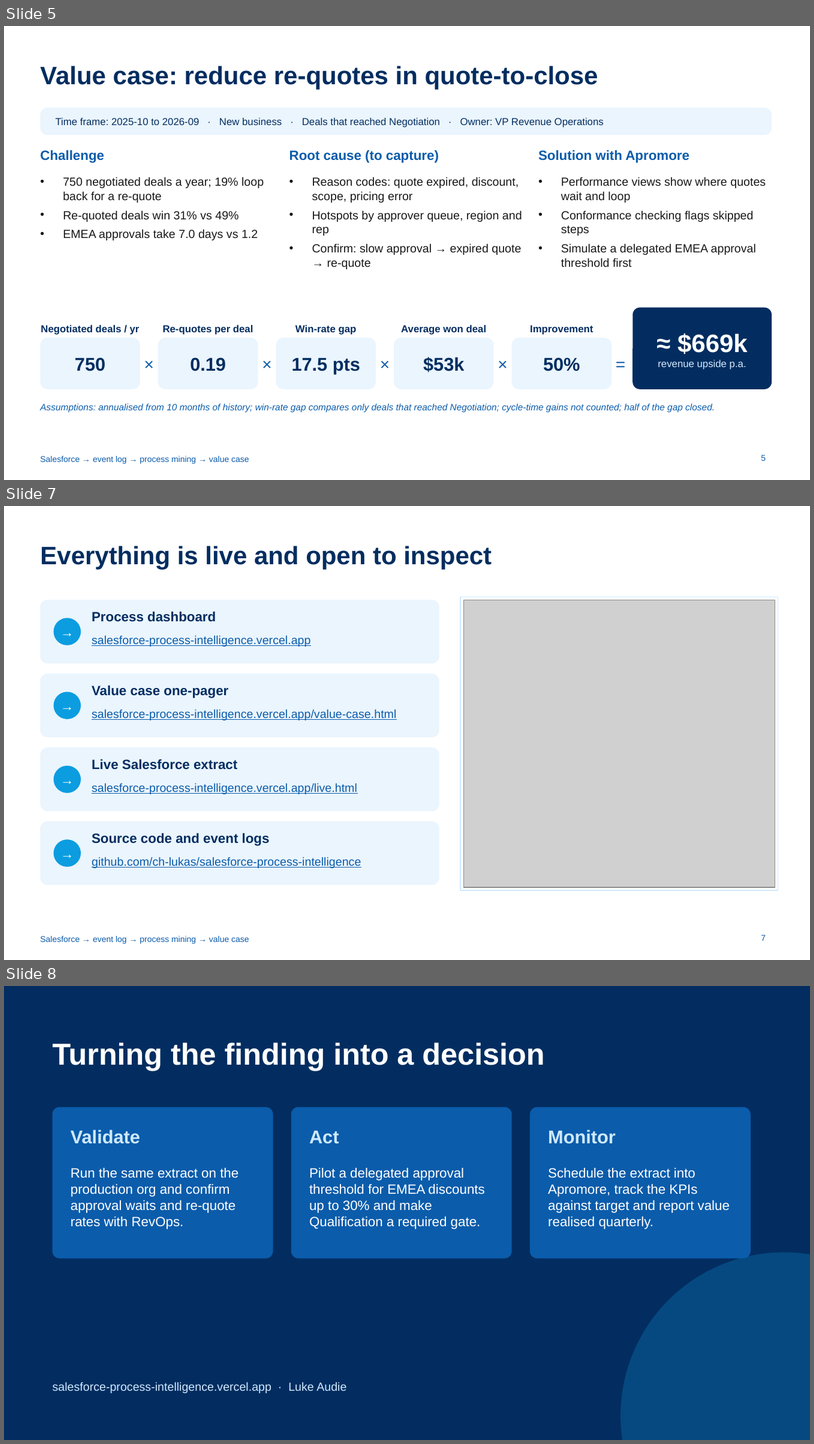
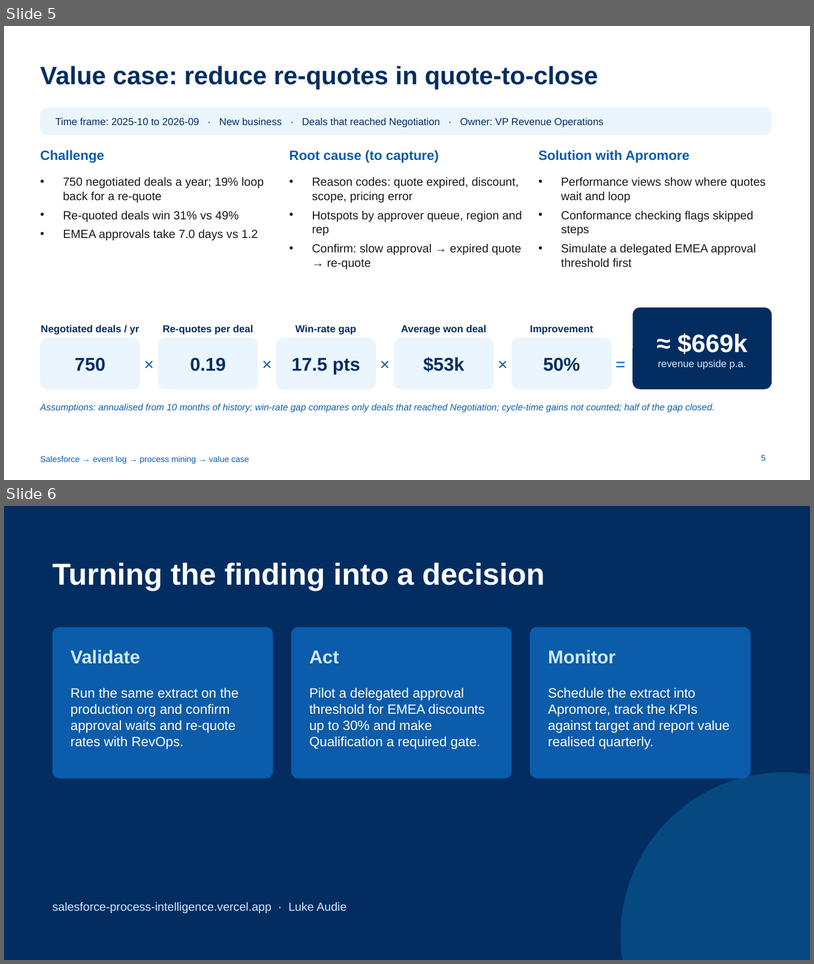
Before and after one commit to ch-lukas/salesforce-process-intelligence, a slide deck: deck/salesforce-process-intelligence.pptx. Shown one above the other, each under a label of ours: slides 5, 7 and 8 before the commit, slides 5 and 6 after it; the slides between them are not shown. The pictures are 814x1444 and 814x964 pixels, drawn with LibreOffice and Linux fonts; fonts in the diff are those of the drawing; grey boxes stand for pictures. Boxes give left, top, right and bottom in pixels: in the first picture for what was removed or moved away, otherwise in the second. Text is boxed around its words. In the diff, an @@ line names an element or a change of style, - is before the commit and + after.

```diff
--- a/deck/salesforce-process-intelligence.pptx
+++ b/deck/salesforce-process-intelligence.pptx
@@ slide 7 removed at [4,506,810,960], background #FFFFFF; not listed: 1 template element that a slide beside it also shows @@
@@ title removed at [40,546,492,569] @@
-Everything is live and open to inspect
@@ rounded rectangle removed at [40,600,440,663] @@
@@ text removed at [92,611,216,622] @@
-Process dashboard
@@ rectangle removed at [461,597,779,890] @@
@@ picture removed at [464,600,776,887] @@
@@ ellipse removed at [54,618,81,645] @@
@@ text removed at [54,618,81,645] @@
-→
@@ text removed at [92,635,311,646] @@
-salesforce-process-intelligence.vercel.app
@@ rounded rectangle removed at [40,673,440,737] @@
@@ text removed at [92,685,228,698] @@
-Value case one-pager
@@ ellipse removed at [54,692,81,719] @@
@@ text removed at [54,692,81,719] @@
-→
@@ text removed at [92,709,396,720] @@
-salesforce-process-intelligence.vercel.app/value-case.html
@@ rounded rectangle removed at [40,747,440,811] @@
@@ ellipse removed at [54,766,81,793] @@
@@ text removed at [54,766,81,793] @@
-→
@@ text removed at [92,759,237,769] @@
-Live Salesforce extract
@@ text removed at [92,783,357,794] @@
-salesforce-process-intelligence.vercel.app/live.html
@@ rounded rectangle removed at [40,821,440,885] @@
@@ ellipse removed at [54,840,81,867] @@
@@ text removed at [54,840,81,867] @@
-→
@@ text removed at [92,832,270,846] @@
-Source code and event logs
@@ text removed at [92,856,361,868] @@
-github.com/ch-lukas/salesforce-process-intelligence
@@ page number removed at [761,934,766,940] @@
-7
@@ what was slide 8 is now slide 6 @@
```
Also in this commit, not shown: 1 other slide removed, 5 other files.
